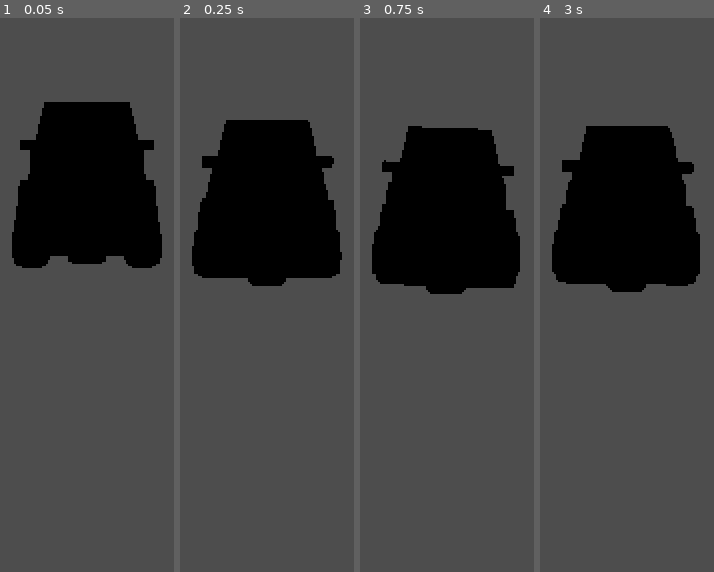
Above: before the commit, frames 1-4 (left to right).
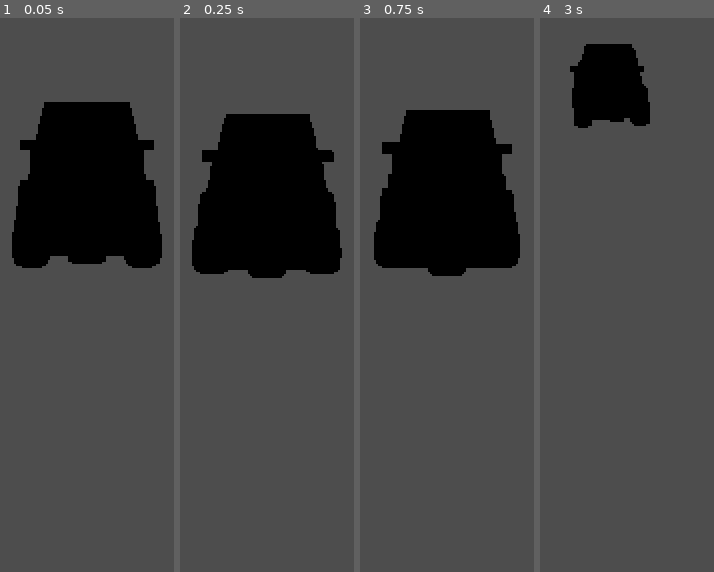
Above: after the commit, the same moments.

Repository: FerCamarena/g_demolitoon-derby
Game: Godot game, scene res://Scenes/test_level.tscn
Two runs of this game, one before a commit and one after it. Both use one fixed random seed, a clock stepped at 60 frames per second and the inputs below.
Inputs:
- Up to frame 1 (0.05 s): no input
- Up to frame 2 (0.25 s): no input
- Up to frame 3 (0.75 s): hold Up (ui_up) from 0.53 s (still down)
- Up to frame 4 (3 s): release Up (ui_up) at 1.28 s; hold Down (ui_down) 1.28-2.03 s; hold Up (ui_up) from 2.03 s (still down)

Frame 1 is identical in both runs. In frame 2, 2.1% of the frame differs, in the area x 6-94%, y 17-49%; in frame 3, 5.7%; in frame 4, 26%, in the area x 6-92%, y 4-50%.

Commit message:
WIP: engine acceleration
Add script for controlling cars.
Add car engine acceleration changes with inputs.
Update car damping and suspension for adapt with velocity changes.

Diff:
--- a/Scenes/test_level.tscn
+++ b/Scenes/test_level.tscn
@@ -1,6 +1,7 @@
-[gd_scene load_steps=6 format=3 uid="uid://ct126avoa8833"]
+[gd_scene load_steps=7 format=3 uid="uid://ct126avoa8833"]
 
 [ext_resource type="PackedScene" uid="uid://druebcxf1qo76" path="res://Models/Vehicles/Mains/sedan-vehicle.glb" id="1_eglq2"]
+[ext_resource type="Script" uid="uid://cddnheolmw73d" path="res://Scripts/CarController.gd" id="1_rsyfn"]
 [ext_resource type="PackedScene" uid="uid://caokqeytd2o53" path="res://Models/Wheels/default-l-wheel.glb" id="2_rsyfn"]
 [ext_resource type="PackedScene" uid="uid://b3sitc0igndat" path="res://Models/Wheels/default-r-wheel.glb" id="3_7w7ni"]
 
@@ -8,7 +9,7 @@
 size = Vector3(1.3, 0.8, 2.5)
 
 [sub_resource type="BoxShape3D" id="BoxShape3D_iti4p"]
-size = Vector3(6, 0.1, 6)
+size = Vector3(16, 0.1, 16)
 
 [node name="TestLevel" type="Node3D"]
 
@@ -17,6 +18,9 @@
 
 [node name="DefaultCar" type="VehicleBody3D" parent="."]
 transform = Transform3D(1, 0, 0, 0, 1, 0, 0, 0, 1, 0, 0.5, 0)
+mass = 120.0
+script = ExtResource("1_rsyfn")
+speed = 240.0
 
 [node name="BodyModel" parent="DefaultCar" instance=ExtResource("1_eglq2")]
 transform = Transform3D(-1, 0, -8.74228e-08, 0, 1, 0, 8.74228e-08, 0, -1, 0, -2.98023e-08, 0)
@@ -29,11 +33,13 @@
 transform = Transform3D(0.999999, 0.000790534, -0.000765489, -0.000789663, 0.999999, 0.00112136, 0.000766388, -0.00112074, 0.999999, -0.64949, 0.0997665, -0.666497)
 use_as_traction = true
 use_as_steering = true
+wheel_roll_influence = 0.25
 wheel_radius = 0.25
 wheel_rest_length = 0.25
-suspension_travel = 0.8
-suspension_stiffness = 16.0
-damping_compression = 1.0
+wheel_friction_slip = 1.0
+suspension_stiffness = 64.0
+damping_compression = 2.0
+damping_relaxation = 4.0
 
 [node name="FLWModel" parent="DefaultCar/FLW" instance=ExtResource("2_rsyfn")]
 transform = Transform3D(-1, 4.3201e-12, -8.73697e-08, 3.52429e-11, 1, 0, 8.74861e-08, 0, -1, 0.1, 7.90358e-05, -7.65324e-05)
@@ -42,11 +48,13 @@
 transform = Transform3D(0.999999, 0.000790296, -0.000765137, -0.000789425, 0.999999, 0.00112135, 0.000766036, -0.00112074, 0.999999, 0.650509, 0.0987399, -0.665501)
 use_as_traction = true
 use_as_steering = true
+wheel_roll_influence = 0.25
 wheel_radius = 0.25
 wheel_rest_length = 0.25
-suspension_travel = 0.8
-suspension_stiffness = 16.0
-damping_compression = 1.0
+wheel_friction_slip = 1.0
+suspension_stiffness = 64.0
+damping_compression = 2.0
+damping_relaxation = 4.0
 
 [node name="FRWModel" parent="DefaultCar/FRW" instance=ExtResource("3_7w7ni")]
 transform = Transform3D(-1, 4.76829e-07, 8.74279e-08, 4.76849e-07, 1, 0, -8.74279e-08, 0, -1, -0.1, -7.90358e-05, 7.65324e-05)
@@ -55,11 +63,13 @@
 transform = Transform3D(0.999999, 0.000790534, -0.000765314, -0.000789663, 0.999999, 0.00112135, 0.000766213, -0.00112074, 0.999999, 0.549491, 0.10126, 0.665501)
 use_as_traction = true
 use_as_steering = true
+wheel_roll_influence = 0.25
 wheel_radius = 0.25
 wheel_rest_length = 0.25
-suspension_travel = 0.8
-suspension_stiffness = 16.0
-damping_compression = 1.0
+wheel_friction_slip = 1.0
+suspension_stiffness = 64.0
+damping_compression = 2.0
+damping_relaxation = 4.0
 
 [node name="RRWModel" parent="DefaultCar/RRW" instance=ExtResource("3_7w7ni")]
 transform = Transform3D(-0.999999, -0.00157933, -1.68354e-06, -0.00157933, 0.999997, 0.00224271, -1.85834e-06, 0.00224271, -0.999998, 0, 0, 0)
@@ -68,11 +78,13 @@
 transform = Transform3D(0.999999, 0.000790534, -0.000765489, -0.000789663, 0.999999, 0.00112136, 0.000766388, -0.00112074, 0.999999, -0.65051, 0.100234, 0.666497)
 use_as_traction = true
 use_as_steering = true
+wheel_roll_influence = 0.25
 wheel_radius = 0.25
 wheel_rest_length = 0.25
-suspension_travel = 0.8
-suspension_stiffness = 16.0
-damping_compression = 1.0
+wheel_friction_slip = 1.0
+suspension_stiffness = 64.0
+damping_compression = 2.0
+damping_relaxation = 4.0
 
 [node name="RLWModel" parent="DefaultCar/RLW" instance=ExtResource("2_rsyfn")]
 transform = Transform3D(-0.999999, -0.00157933, -1.68348e-06, -0.00157933, 0.999997, 0.00224271, -1.85828e-06, 0.00224271, -0.999998, 0.1, 7.90954e-05, -7.6592e-05)
--- /dev/null
+++ b/Scripts/CarController.gd
@@ -0,0 +1,6 @@
+extends VehicleBody3D
+
+@export var speed: float = 128.0
+
+func _process(_delta) -> void:
+	engine_force = Input.get_axis("ui_up", "ui_down") * speed
Not shown, added: Scripts/CarController.gd.uid
